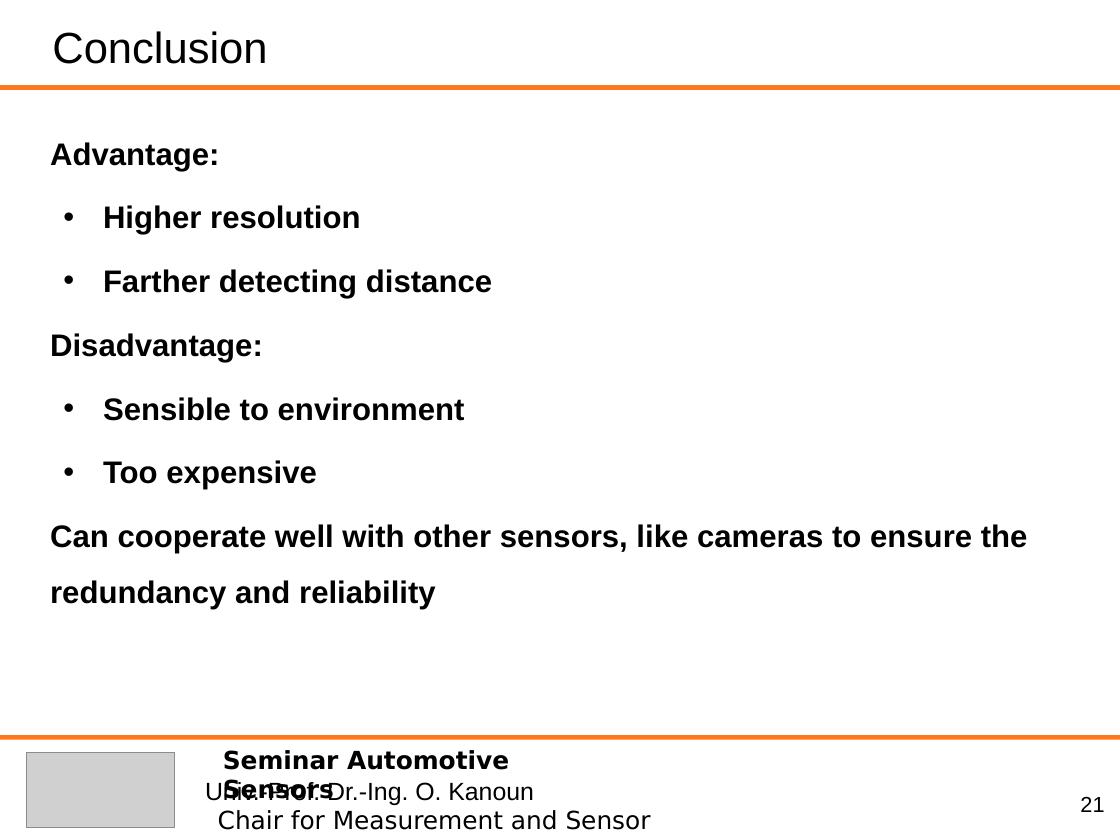
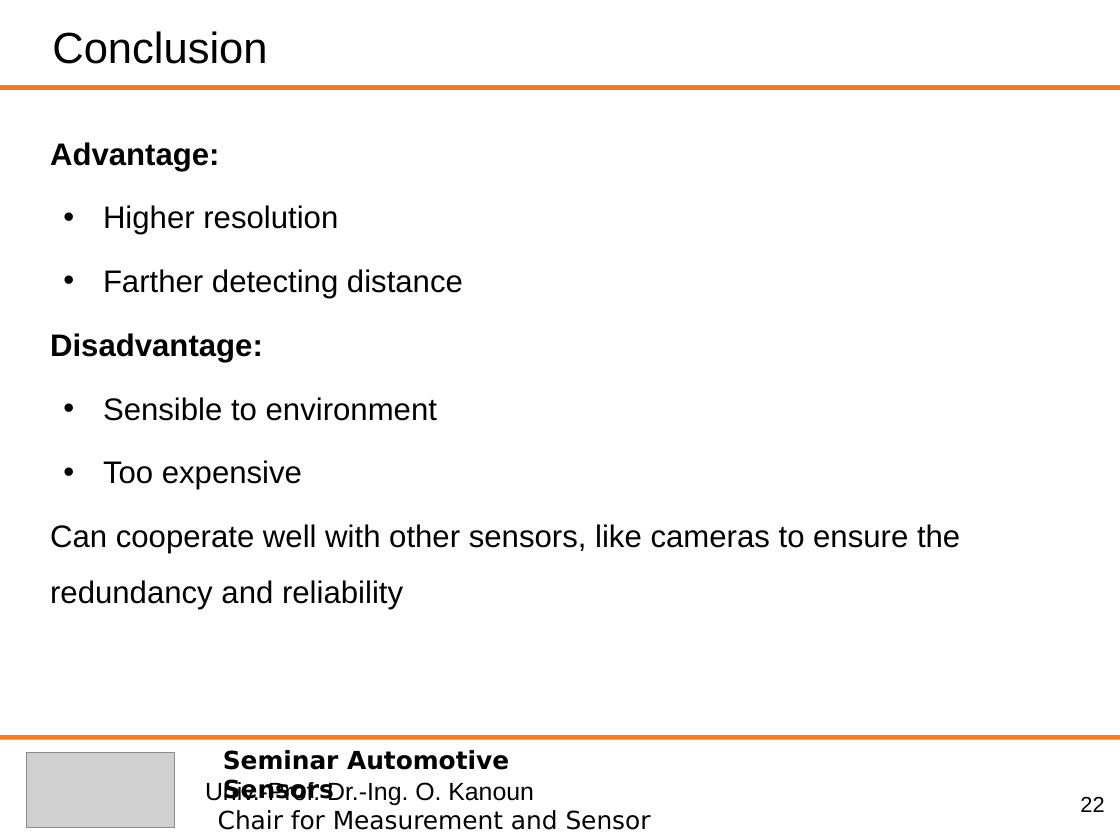
Before and after one commit to heihuhuRay/StudyNote, a slide deck: slide 22 of ASS/AutonoumousDriving_JunchengHu_C2.ppt (slide 21 before the commit). Drawn at 1120x840 pixels with LibreOffice and Linux fonts; fonts in the diff are those of the drawing; grey boxes stand for pictures. Boxes give left, top, right and bottom in pixels: in the first picture for what was removed or moved away, otherwise in the second. Text is boxed around its words. In the diff, an @@ line names an element or a change of style, - is before the commit and + after.

```diff
--- a/ASS/AutonoumousDriving_JunchengHu_C2.ppt
+++ b/ASS/AutonoumousDriving_JunchengHu_C2.ppt
@@ text at <box>50,205,960,610</box>: bold off in "Higher resolution", "Farther detecting distance", "Sensible to environment", "Too expensive" and 1 more places @@
@@ page number at <box>1080,796,1104,812</box>: text changed @@
-21
+22
```
Also in this commit, not shown: 14 other slides changed, 3 slides added, 3 other files.
